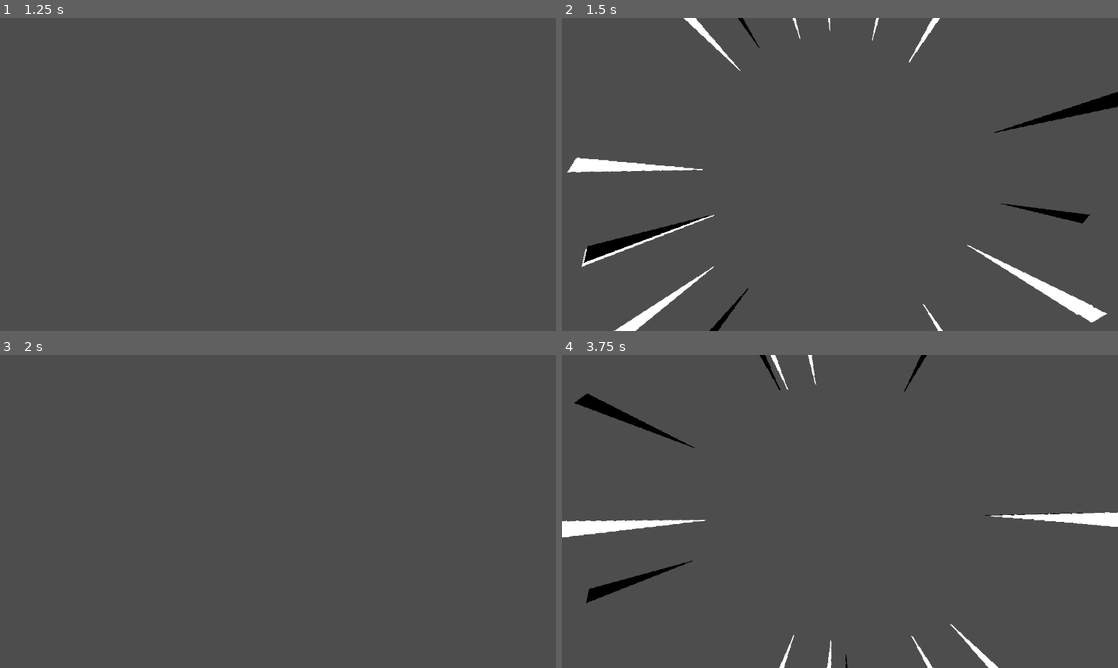
Above: before the commit, frames 1-4 (two rows, left to right).
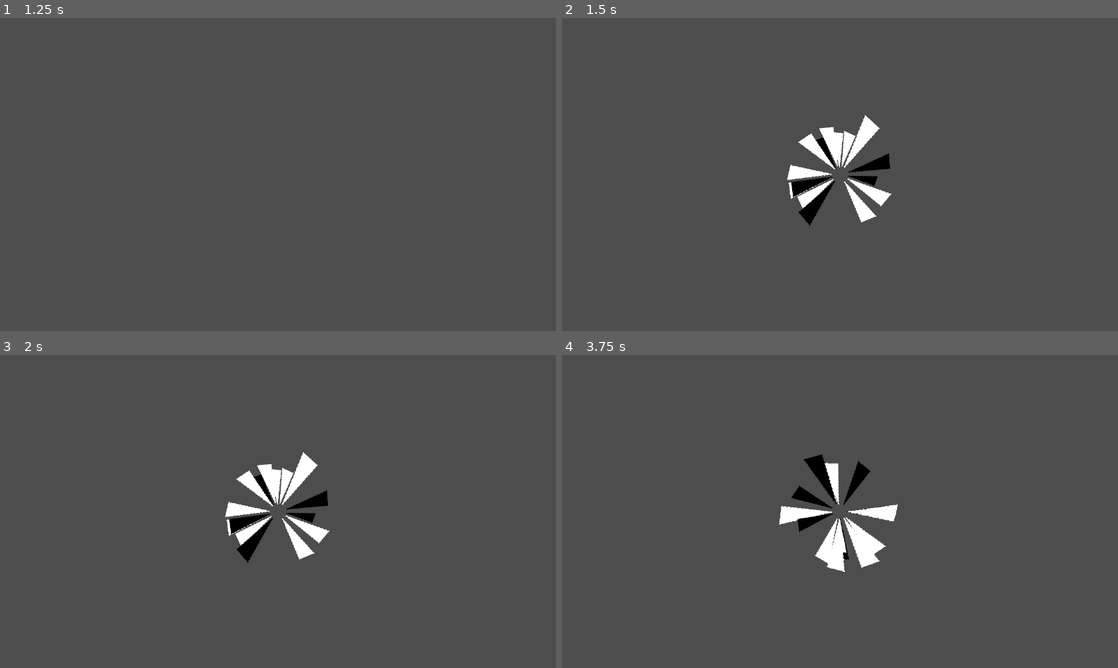
Above: after the commit, the same moments.

Repository: brenioks/Philosophers-Pit-Effects-Port
Game: Godot game, scene res://parry/scenes/main_parry.tscn
Same seed, same stepped clock (60 frames per second), same inputs: the game is played once before the commit and once after it.
Inputs (mouse positions are in pixels of both pictures, inside the frame that each line leads up to):
- Up to frame 1 (1.25 s): tap Enter at 0.5 s; move the mouse to (400, 158) at 0.52 s; hold Right mouse button (parry) from 0.53 s (still down)
- Up to frame 2 (1.5 s): tap Space at 1.25 s; move the mouse to (728, 190) at 1.27 s; release Right mouse button (parry) at 1.28 s; right-click (728, 190) at 1.35 s
- Up to frame 3 (2 s): no input
- Up to frame 4 (3.75 s): tap Enter at 2 s; move the mouse to (895, 442) at 2.02 s; hold Right mouse button (parry) 2.03-2.78 s; move the mouse to (812, 574) at 2.77 s; right-click (812, 574) at 2.85 s; tap Space at 3.5 s; move the mouse to (1006, 558) at 3.52 s; hold Right mouse button (parry) from 3.53 s (still down)

Frame 1 is identical in both runs. In frame 2, 6.6% of the frame differs, in the area x 0-100%, y 0-100%; in frame 3, 2.6%; in frame 4, 5.5%.

Commit message:
Parry freeze frames

Diff:
--- a/parry/parry_particle.gd
+++ b/parry/parry_particle.gd
@@ -1,6 +1,7 @@
 extends Node2D
 
 @onready var particles: CPUParticles2D = $CPUParticles2D
+@onready var unfreeze_timer: Timer = $UnfreezeTimer
 
 
 func _ready() -> void:
@@ -10,4 +11,10 @@
 func _input(event: InputEvent) -> void:
 	if event is InputEventKey:
 		if event.is_action_pressed("parry"):
-			particles.emitting = true
+			particles.restart()
+			particles.speed_scale = 0
+			unfreeze_timer.start()
+
+
+func _unfreeze_particles():
+	particles.speed_scale = 1
--- a/parry/scenes/main_parry.tscn
+++ b/parry/scenes/main_parry.tscn
@@ -71,3 +71,8 @@
 scale = Vector2(1, 0.345)
 polygon = PackedVector2Array(0, 0, 128, -40, 120, 40)
 uv = PackedVector2Array(0, 0, 120, 40, 120, -48)
+
+[node name="UnfreezeTimer" type="Timer" parent="."]
+one_shot = true
+
+[connection signal="timeout" from="UnfreezeTimer" to="." method="_unfreeze_particles"]
